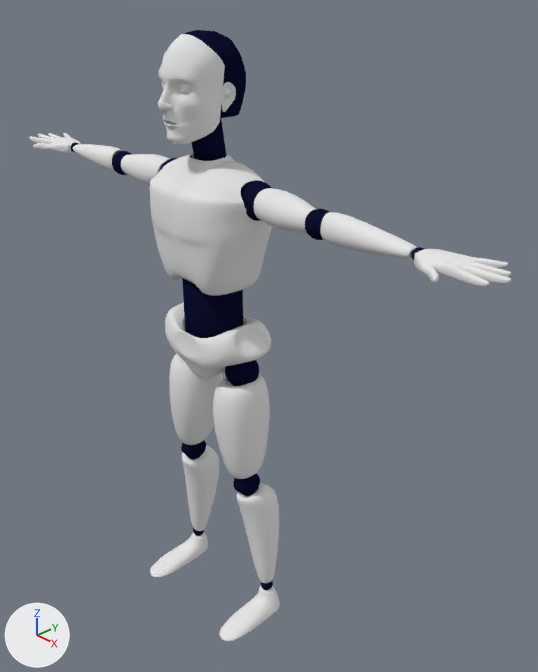
An edit to the Blender file Assets/models/characters/robot01/robot01d.blend, drawn before and after from the same camera.
The view is the same before and after, from a 50 mm camera at (2.31, -1.85, 2.95) aimed at (0.15, 0.21, 1.45). The lights are fixed; the arrows at lower left show +X, +Y and +Z.

The first picture shows 'body', 'face', 'hand.L', 'head', 'innards'.
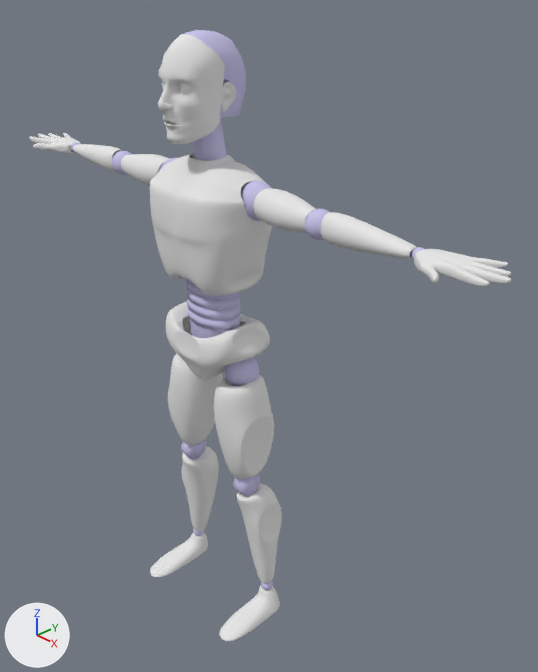
Where the change shows, as pixel boxes [x1, y1, x2, y2] in the pictures (538 x 672 px):
'innards', recoloured, reshaped
    both: [71, 119, 424, 590]
'head', recoloured
    both: [185, 30, 246, 119]
part 1 of me_cube_010, built on
    before: [165, 259, 279, 578]
    after: [166, 259, 282, 578]
part 2 of me_icosphere_004, built on
    before: [182, 278, 243, 338]
    after: [186, 280, 240, 338]

Patch to the scene script:
```diff
--- a/Assets/models/characters/robot01/robot01d.blend.py
+++ b/Assets/models/characters/robot01/robot01d.blend.py
@@ mat_robot__innards01 @@
 mat_robot__innards01 = diffuse_material('robot_ innards01')
-mat_robot__innards01.base_color = (0.00538, 0.00604, 0.0311)  # dark blue #101231
+mat_robot__innards01.base_color = (0.589, 0.566, 0.841)  # blue #cac6ec
@@ me_icosphere_004 @@
 # used by ob_innards; location = (0.0, 0.052, 0.16); scale = (0.575, 0.575, 0.575)
-me_icosphere_004.from_pydata(...)  # 1908 vertices, 3368 faces; spans x -1.84..1.84, y -0.27..0.17, z -0.09..4.0
+me_icosphere_004.from_pydata(...)  # 2548 vertices, 4004 faces; spans x -1.84..1.84, y -0.22..0.13, z -0.09..4.0
+# me_icosphere_004 part 2: 92 vertices moved from x -0.22..0.22, y -0.27..0.17, z 2.28..2.87 to x -0.22..0.22, y -0.21..0.1, z 2.28..2.87; 640 vertices added at x -0.24..0.24, y -0.22..0.12, z 2.41..2.8
 me_icosphere_004.materials.append(mat_robot__innards01)
@@ me_cube_010 @@
 # used by ob_body; location = (0.0, 0.0, 0.036); scale = (0.575, 0.575, 0.575)
-me_cube_010.from_pydata(...)  # 390 vertices, 329 faces; spans x -1.77..1.77, y -0.45..0.38, z -0.06..3.86
+me_cube_010.from_pydata(...)  # 414 vertices, 353 faces; spans x -1.77..1.77, y -0.45..0.38, z -0.06..3.86
+# me_cube_010 part 1
+# 6 faces are deleted
+# 4 vertices in x -0.52..0.52, y 0.34..0.35, z 1.08..1.95 move by (0.0, -0.05, 0.0)
+# 4 vertices in x 0.43..0.49, y -0.06..0.27, z 2.41..2.49 move by (-0.05, 0.0, 0.0)
+# 4 vertices in x -0.49..-0.43, y -0.06..0.27, z 2.41..2.49 move by (0.05, 0.0, 0.0)
+# 12 vertices move from x -0.56..0.56, y -0.23..0.31, z 0.72..1.95 to x -0.56..0.56, y -0.16..0.27, z 0.72..1.95
+# 24 vertices are added at x -0.52..0.52, y -0.18..0.32, z 0.67..3.08
+# 30 new faces join them
 me_cube_010.materials.append(mat_robot_plastic01)
```
